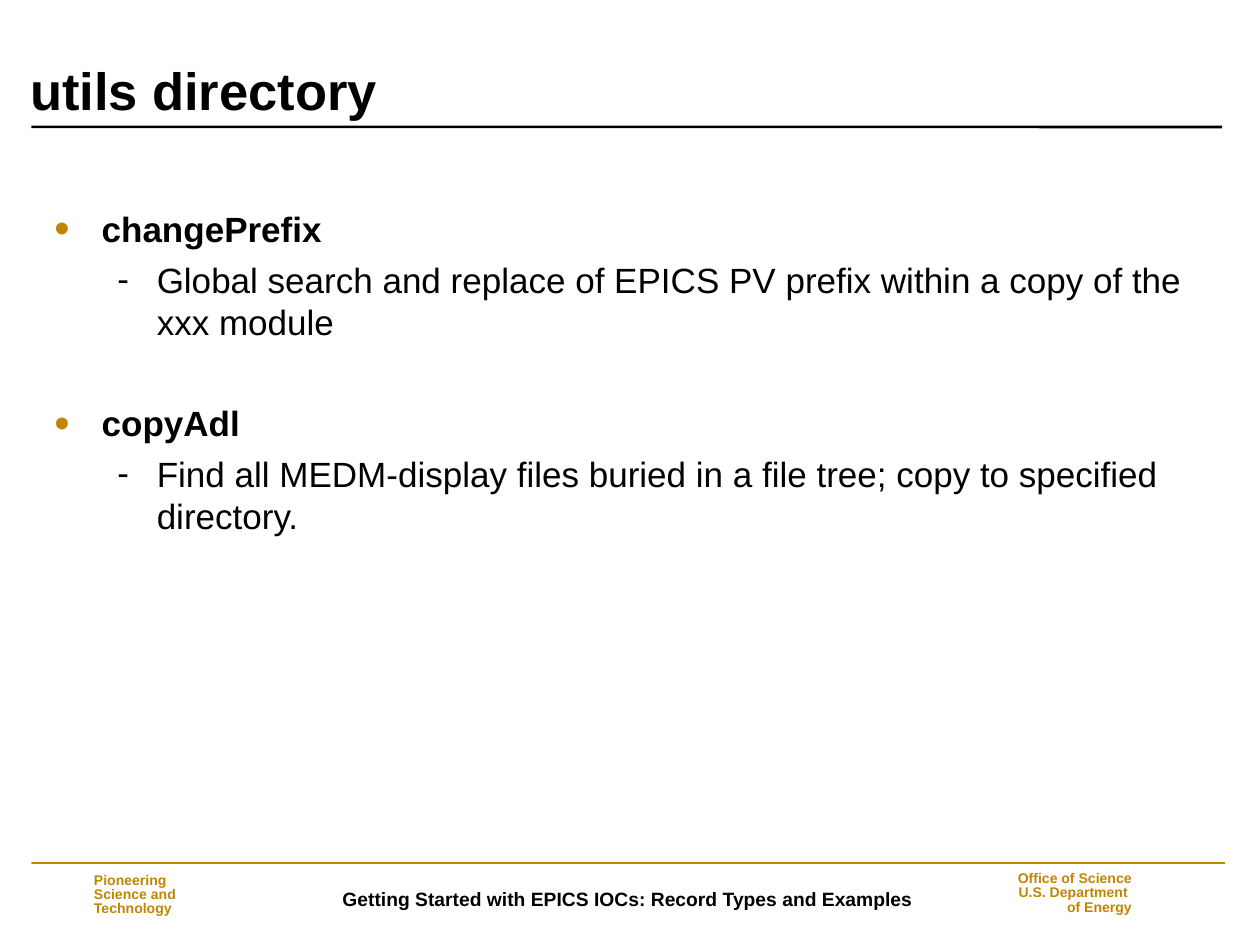
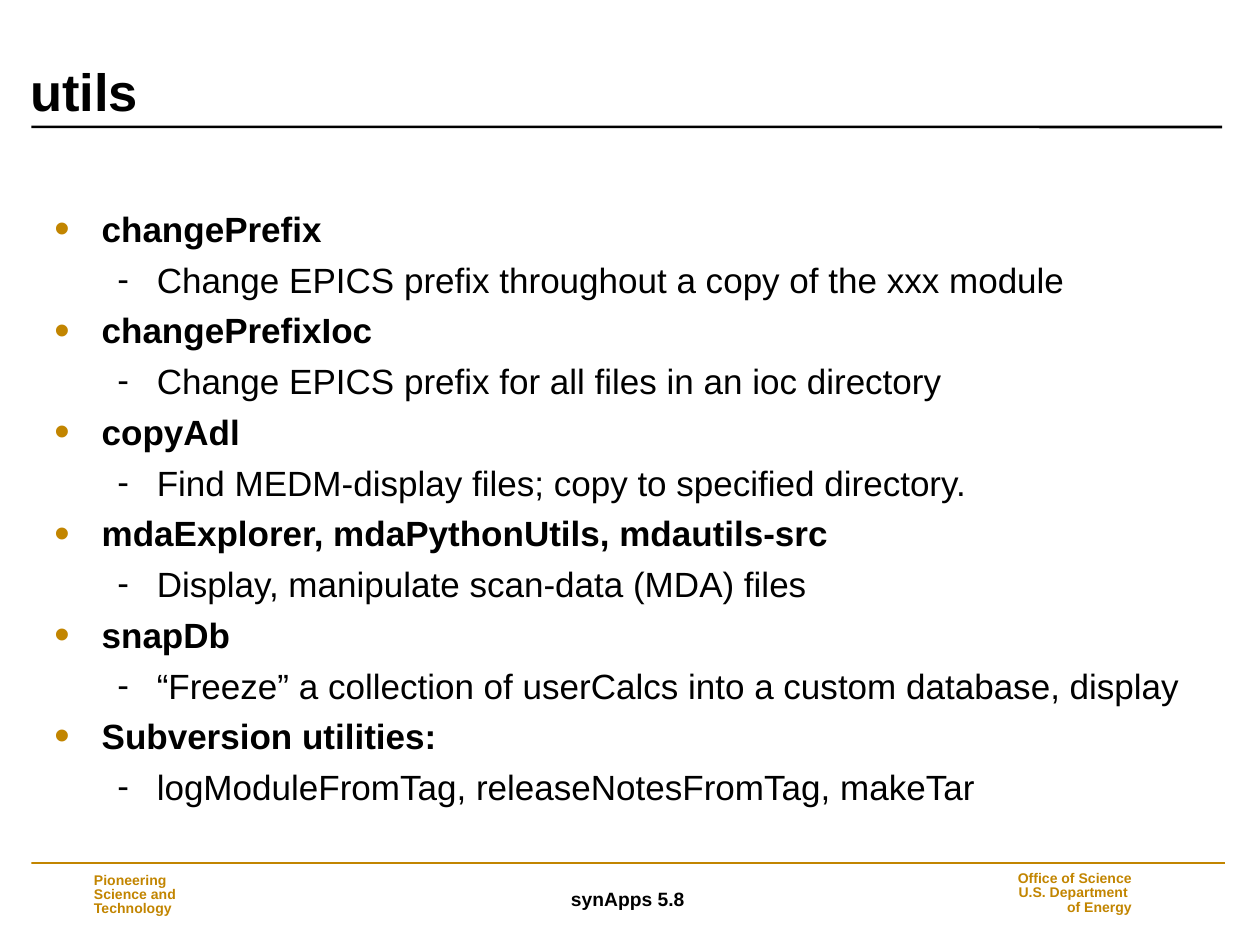
Before and after one commit to EPICS-synApps/support, a slide deck: slide 41 of documentation/IntroToSynApps.ppt (slide 34 before the commit). Drawn at 1260x945 pixels with LibreOffice and Linux fonts; fonts in the diff are those of the drawing; background and template pictures are left out. Boxes give left, top, right and bottom in pixels: in the first picture for what was removed or moved away, otherwise in the second. Text is boxed around its words. In the diff, an @@ line names an element or a change of style, - is before the commit and + after.

Commit message:
synApps_5_8

```diff
--- a/documentation/IntroToSynApps.ppt
+++ b/documentation/IntroToSynApps.ppt
@@ title at (x1=30, y1=73, x2=138, y2=112): text changed @@
-utils directory
+utils
@@ text removed at (x1=102, y1=216, x2=1181, y2=536) @@
-• changePrefix
-  – Global search and replace of EPICS PV prefix within a copy of the xxx module
-• copyAdl
-  – Find all MEDM-display files buried in a file tree; copy to specified directory.
@@ text added at (x1=102, y1=216, x2=1179, y2=807), 20 pt, text #000000 @@
+• changePrefix
+  – Change EPICS prefix throughout a copy of the xxx module
+• changePrefixIoc
+  – Change EPICS prefix for all files in an ioc directory
+• copyAdl
+  – Find MEDM-display files; copy to specified directory.
+• mdaExplorer, mdaPythonUtils, mdautils-src
+  – Display, manipulate scan-data (MDA) files
+• snapDb
+  – “Freeze” a collection of userCalcs into a custom database, display
+• Subversion utilities:
+  – logModuleFromTag, releaseNotesFromTag, makeTar
@@ text at (x1=571, y1=892, x2=685, y2=910): text changed @@
-Getting Started with EPICS IOCs: Record Types and Examples
+synApps 5.8
```
Also in this commit, not shown: 36 other slides changed, 13 slides added, 4 slides removed.
